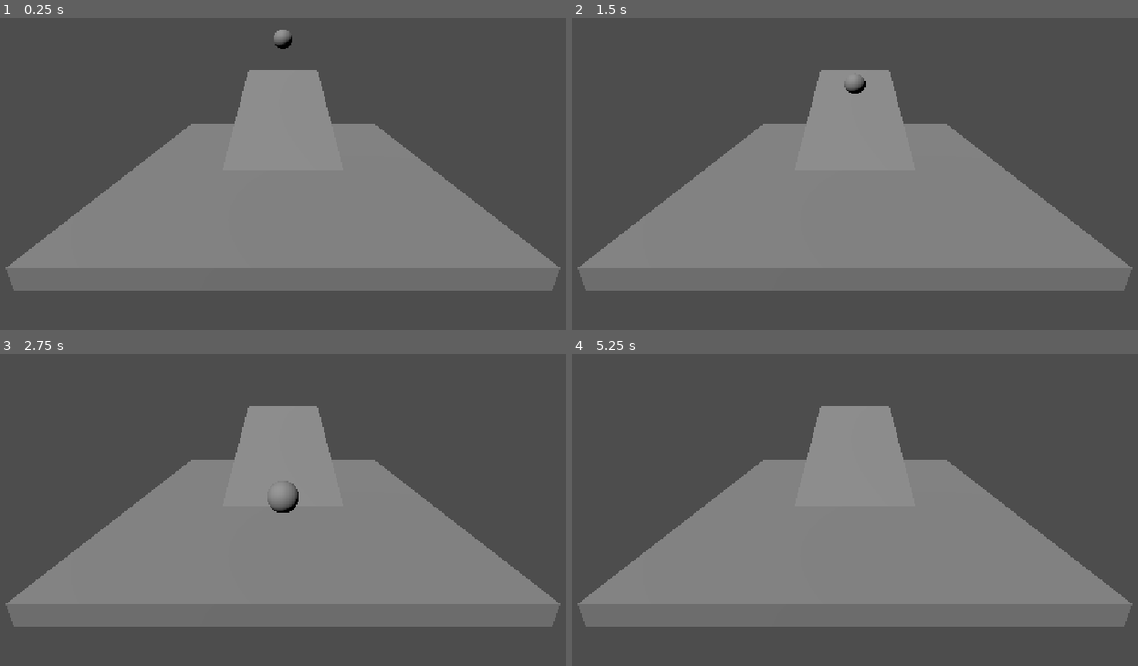
Above: before the commit, frames 1-4 (two rows, left to right).
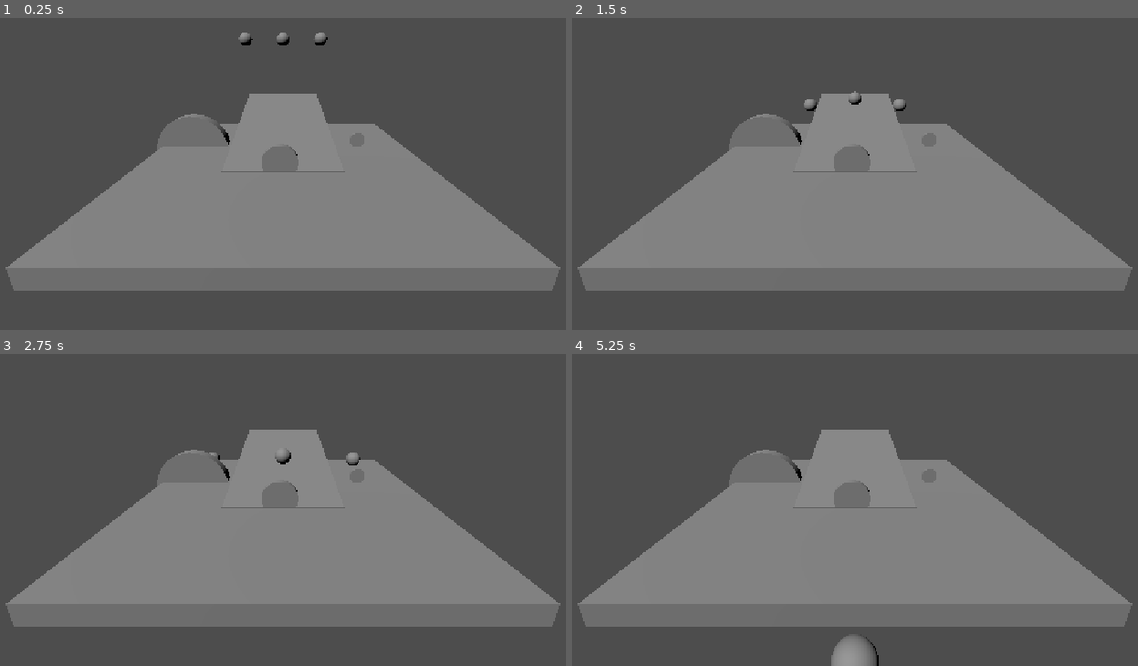
Above: after the commit, the same moments.

Repository: Tyrostir/godot-zero-to-hero
Game: Godot game, scene res://Main.tscn
Same seed, same stepped clock (60 frames per second), same inputs: the game is played once before the commit and once after it. The project has no main scene, so this scene is started directly.
Inputs:
- Up to frame 1 (0.25 s): no input
- Up to frame 2 (1.5 s): no input
- Up to frame 3 (2.75 s): no input
- Up to frame 4 (5.25 s): no input

The runs differ from the first frame. In frame 1, 2.4% of the frame differs, in the area x 27-61%, y 3-50%; in frame 2, 2.2%; in frame 3, 2.2%; in frame 4, 2.7%, in the area x 27-61%, y 16-100%.

Commit message:
ch 1.2: marble and coin scenes, instanced

Diff:
--- /dev/null
+++ b/projects/P01_MarbleRunner/Coin.tscn
@@ -0,0 +1,21 @@
+[gd_scene format=3 uid="uid://cnoclfq5vywrj"]
+
+[sub_resource type="CylinderMesh" id="CylinderMesh_lavtg"]
+top_radius = 0.3
+bottom_radius = 0.3
+height = 0.1
+
+[sub_resource type="CylinderShape3D" id="CylinderShape3D_lavtg"]
+height = 0.1
+radius = 0.3
+
+[node name="Coin" type="Area3D" unique_id=1907377479]
+transform = Transform3D(5, 0, 0, 0, 5, 0, 0, 0, 5, 0, 0, 0)
+
+[node name="MeshInstance3D" type="MeshInstance3D" parent="." unique_id=646319328]
+transform = Transform3D(1, 0, 0, 0, -4.371139e-08, -1, 0, 1, -4.371139e-08, 0, 0, 0)
+mesh = SubResource("CylinderMesh_lavtg")
+
+[node name="CollisionShape3D" type="CollisionShape3D" parent="." unique_id=1472437452]
+transform = Transform3D(1, 0, 0, 0, -4.371139e-08, -1, 0, 1, -4.371139e-08, 0, 0, 0)
+shape = SubResource("CylinderShape3D_lavtg")
--- a/projects/P01_MarbleRunner/Main.tscn
+++ b/projects/P01_MarbleRunner/Main.tscn
@@ -1,12 +1,11 @@
 [gd_scene format=3 uid="uid://jblcj8emxxm3"]
+
+[ext_resource type="PackedScene" uid="uid://boy7tmdktfnd8" path="res://Marble.tscn" id="1_glv2v"]
+[ext_resource type="PackedScene" uid="uid://cnoclfq5vywrj" path="res://Coin.tscn" id="2_uu6xs"]
 
 [sub_resource type="BoxMesh" id="BoxMesh_71tfo"]
 
 [sub_resource type="BoxShape3D" id="BoxShape3D_q6c6o"]
-
-[sub_resource type="SphereMesh" id="SphereMesh_lavtg"]
-
-[sub_resource type="SphereShape3D" id="SphereShape3D_lavtg"]
 
 [sub_resource type="BoxMesh" id="BoxMesh_q6c6o"]
 
@@ -24,14 +23,14 @@
 transform = Transform3D(10, 0, 0, 0, 0.5, 0, 0, 0, 10, 0, 0, 0)
 shape = SubResource("BoxShape3D_q6c6o")
 
-[node name="Marble" type="RigidBody3D" parent="." unique_id=967614055]
+[node name="Marble" parent="." unique_id=63945780 instance=ExtResource("1_glv2v")]
 transform = Transform3D(1, 0, 0, 0, 1, 0, 0, 0, 1, 0, 5, -6)
 
-[node name="MeshInstance3D" type="MeshInstance3D" parent="Marble" unique_id=1184240951]
-mesh = SubResource("SphereMesh_lavtg")
+[node name="Marble2" parent="." unique_id=707872310 instance=ExtResource("1_glv2v")]
+transform = Transform3D(1, 0, 0, 0, 1, 0, 0, 0, 1, 2, 5, -6)
 
-[node name="CollisionShape3D" type="CollisionShape3D" parent="Marble" unique_id=1200540363]
-shape = SubResource("SphereShape3D_lavtg")
+[node name="Marble3" parent="." unique_id=437453660 instance=ExtResource("1_glv2v")]
+transform = Transform3D(1, 0, 0, 0, 1, 0, 0, 0, 1, -2, 5, -6)
 
 [node name="Camera3D" type="Camera3D" parent="." unique_id=1051801085]
 transform = Transform3D(1, 0, 0, 0, 0.9659258, 0.25881904, 0, -0.25881904, 0.9659258, 0, 4, 9)
@@ -40,7 +39,7 @@
 transform = Transform3D(0.81915206, 0.43938506, -0.36868784, 0, 0.64278764, 0.76604444, 0.57357645, -0.62750685, 0.5265408, 0, 0, 0)
 
 [node name="Ramp" type="StaticBody3D" parent="." unique_id=2078883741]
-transform = Transform3D(1, 0, 0, 0, 0.9396926, -0.34202012, 0, 0.34202012, 0.9396926, 0, 1.5, -3)
+transform = Transform3D(1, 0, 0, 0, 0.98480767, -0.17364816, 0, 0.17364816, 0.98480767, 0, 0.8, -3)
 
 [node name="MeshInstance3D" type="MeshInstance3D" parent="Ramp" unique_id=2113926159]
 transform = Transform3D(4, 0, 0, 0, 0.3, 0, 0, 0, 8, 0, 0, 0)
@@ -49,3 +48,12 @@
 [node name="CollisionShape3D" type="CollisionShape3D" parent="Ramp" unique_id=1019600105]
 transform = Transform3D(4, 0, 0, 0, 0.3, 0, 0, 0, 8, 0, 0, 0)
 shape = SubResource("BoxShape3D_0u86m")
+
+[node name="Coin" parent="." unique_id=1907377479 instance=ExtResource("2_uu6xs")]
+transform = Transform3D(2, 0, 0, 0, 2, 0, 0, 0, 2, -0.09828806, 0.5334963, 0.8069122)
+
+[node name="Coin2" parent="." unique_id=542236898 instance=ExtResource("2_uu6xs")]
+transform = Transform3D(5, 0, 0, 0, 5, 0, 0, 0, 5, -3.7682612, 0, -1.8258234)
+
+[node name="Coin3" parent="." unique_id=511205272 instance=ExtResource("2_uu6xs")]
+transform = Transform3D(1, 0, 0, 0, 1, 0, 0, 0, 1, 3.0547485, 0.5334963, -1.5067568)
--- /dev/null
+++ b/projects/P01_MarbleRunner/Marble.tscn
@@ -0,0 +1,16 @@
+[gd_scene format=3 uid="uid://boy7tmdktfnd8"]
+
+[sub_resource type="SphereMesh" id="SphereMesh_cm0pq"]
+radius = 0.35
+height = 0.7
+
+[sub_resource type="SphereShape3D" id="SphereShape3D_lavtg"]
+radius = 0.35
+
+[node name="Marble" type="RigidBody3D" unique_id=63945780]
+
+[node name="MeshInstance3D" type="MeshInstance3D" parent="." unique_id=719876606]
+mesh = SubResource("SphereMesh_cm0pq")
+
+[node name="CollisionShape3D" type="CollisionShape3D" parent="." unique_id=1191294486]
+shape = SubResource("SphereShape3D_lavtg")
